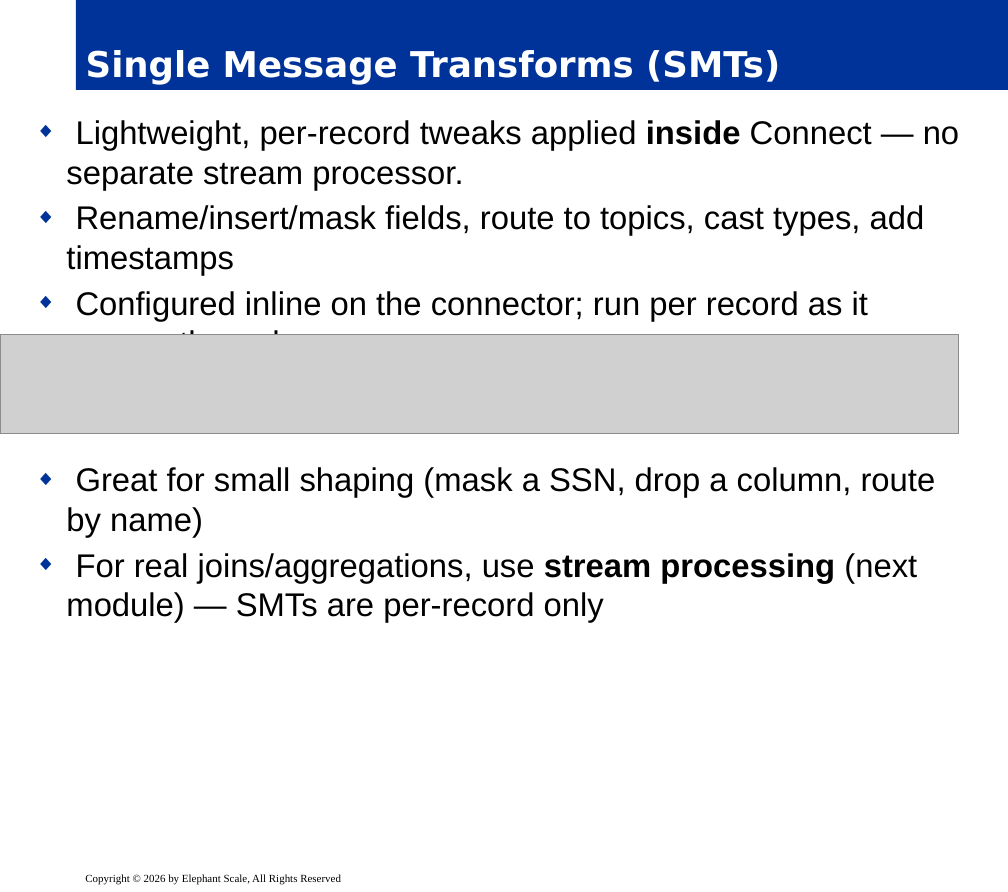
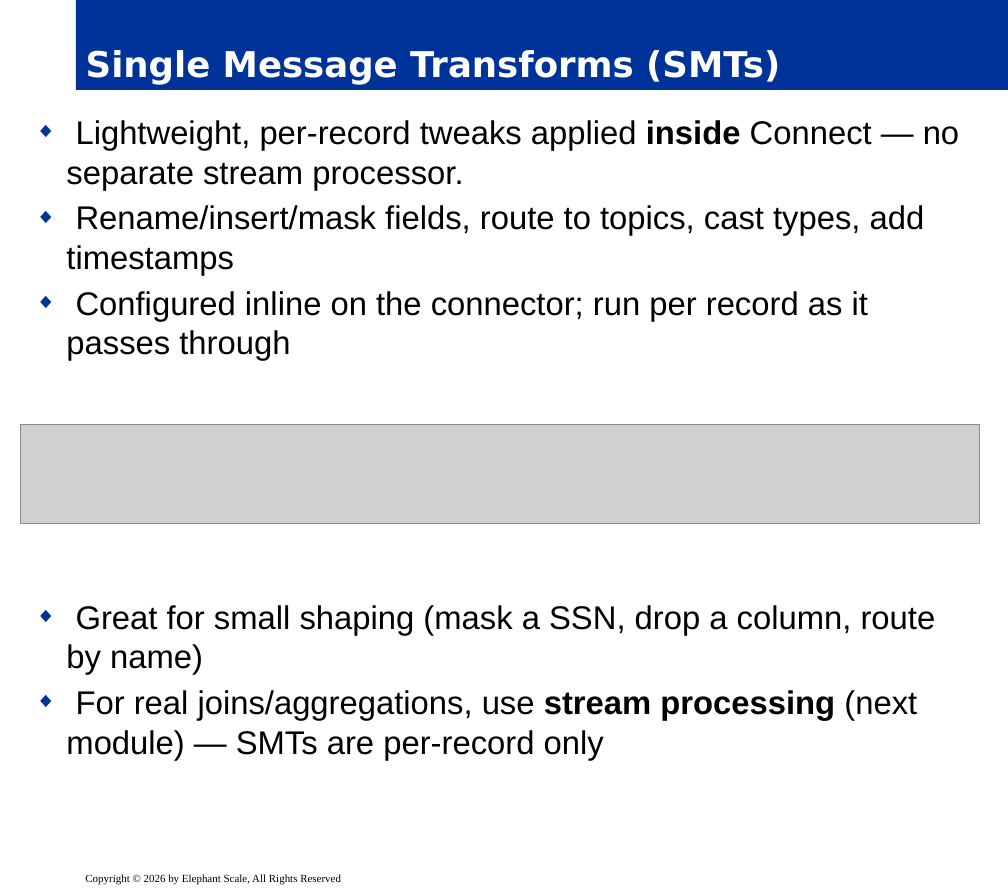
Before and after one commit to elephantscale/Apache-Kafka-for-Developers, a slide deck: slide 13 of slides/release/09__inter-5-kafka-connect.pptx. Drawn at 1008x892 pixels with LibreOffice and Linux fonts; fonts in the diff are those of the drawing; grey boxes stand for pictures; background and template pictures are left out. Boxes give left, top, right and bottom in pixels: in the first picture for what was removed or moved away, otherwise in the second. Text is boxed around its words. In the diff, an @@ line names an element or a change of style, - is before the commit and + after.

```diff
--- a/slides/release/09__inter-5-kafka-connect.pptx
+++ b/slides/release/09__inter-5-kafka-connect.pptx
@@ text "Lightweight, per-record tweaks applied inside ..." rewrapped from <box>66,120,959,623</box> to <box>66,120,959,760</box> @@
@@ picture: place and size @@
-picture at <box>0,334,959,434</box>
+picture at <box>21,425,979,524</box>
```
Also in this commit, not shown: 7 other slides changed, 1 other file.
